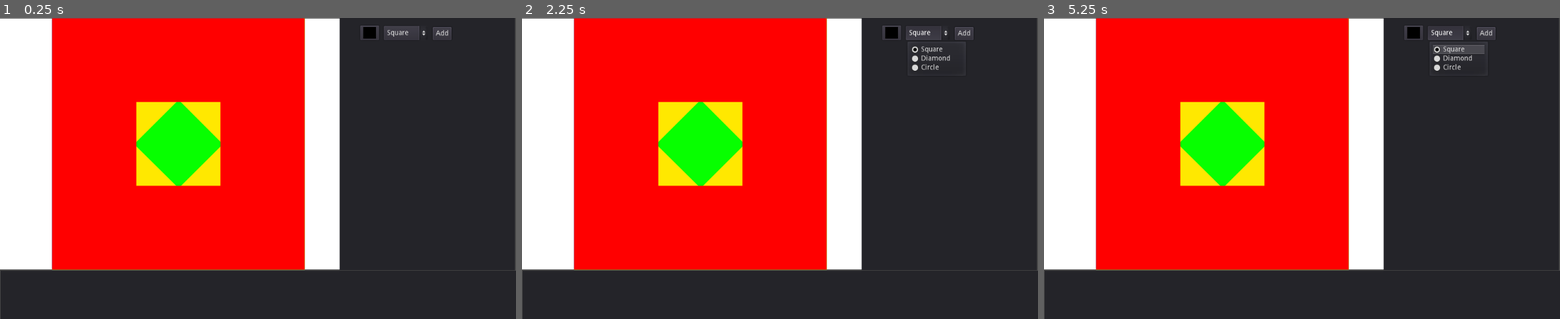
Above: before the commit, frames 1-3 (left to right).
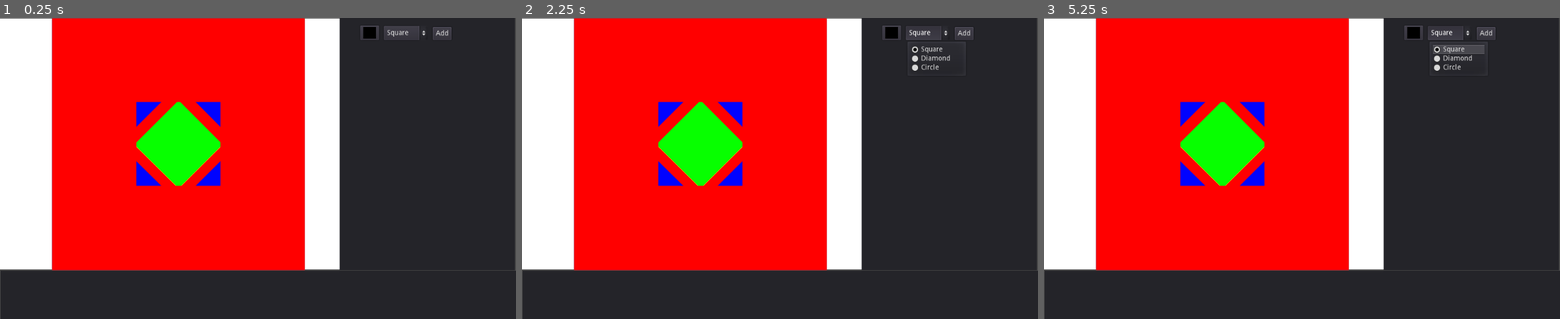
Above: after the commit, the same moments.

Repository: ianfabs/GodotStencils
Game: Godot game, scene res://Stage.tscn
Same seed, same stepped clock (60 frames per second), same inputs: the game is played once before the commit and once after it.
Inputs:
- Up to frame 1 (0.25 s): no input
- Up to frame 2 (2.25 s): click "Square" at 0.5 s; click "Add" at 1.25 s; click "Square" at 2 s
- Up to frame 3 (5.25 s): click "Add" at 2.75 s; click "Square" at 3.5 s; click "Add" at 4.25 s; tap Enter at 5 s

The runs differ from the first frame. In frame 1, 2.5% of the frame differs, in the area x 10-60%, y 0-84%; in frame 2, 2.5%; in frame 3, 2.5%.

Commit message:
sizing works for diamond shape now

Diff:
--- a/CustomStencil.gd
+++ b/CustomStencil.gd
@@ -65,12 +65,17 @@
 			var s = l/dnm # diamond side len
 			var f = l*fac # multiplying total side len by factor gets right proportion x and y
 			var d = dist(vec2(s,f.x), vec2(f.y,s)) # distance between first two pts in shape
-			var r = d/dnm # r for 'radius' like in the circle calc, but is really just half the dist
+			#var r = d/dnm # r for 'radius' like in the circle calc, but is really just half the dist
 			# TODO: Refine this logic so it can be applied for all three sizes for any dnm
 			if size == 0:
-				s = (s/dnm) + r
-				f = (f/dnm) + vec2(r)
-			elif size == 1: pass
+				s = (l/(dnm*2)) + (d/dnm)
+				f = (f/dnm) + vec2(d/dnm)
+			elif size == 1:
+				# There is some really interesting behavior happening here that I'm not smart enough to explain
+				# I just know it works, don't fuck with it
+				dnm = 1.5
+				s = (l/(dnm*2)) + (d/(dnm*2))
+				f = (f/dnm) + vec2(d/(dnm*2))
 			elif size == 2: pass
 
 			$Polygon2D.invert_border = f.x
--- a/CustomStencil.tscn
+++ b/CustomStencil.tscn
@@ -10,10 +10,11 @@
 "_edit_vertical_guides_": [ 500.0 ]
 }
 type = "diamond"
+size = 0
 
 [node name="Polygon2D" type="Polygon2D" parent="."]
 color = Color( 1, 0, 0, 1 )
 antialiased = true
 invert_enable = true
-invert_border = 71.7766
-polygon = PoolVector2Array( 250, 71.7766, 426.777, 250, 250, 426.777, 71.7766, 250 )
+invert_border = 161.401
+polygon = PoolVector2Array( 250.512, 161.401, 338.901, 250.512, 250.512, 338.901, 161.401, 250.512 )
